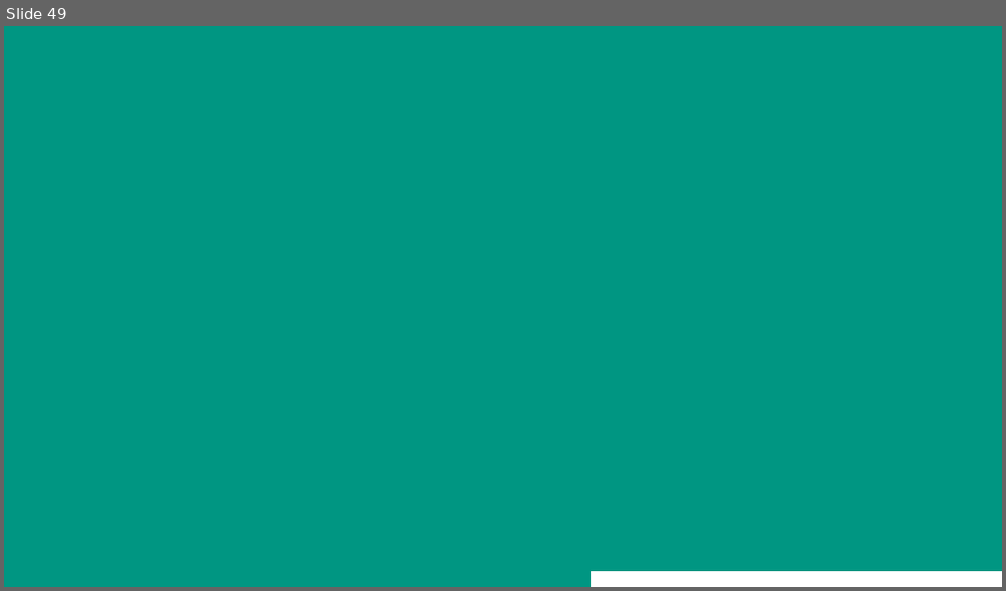
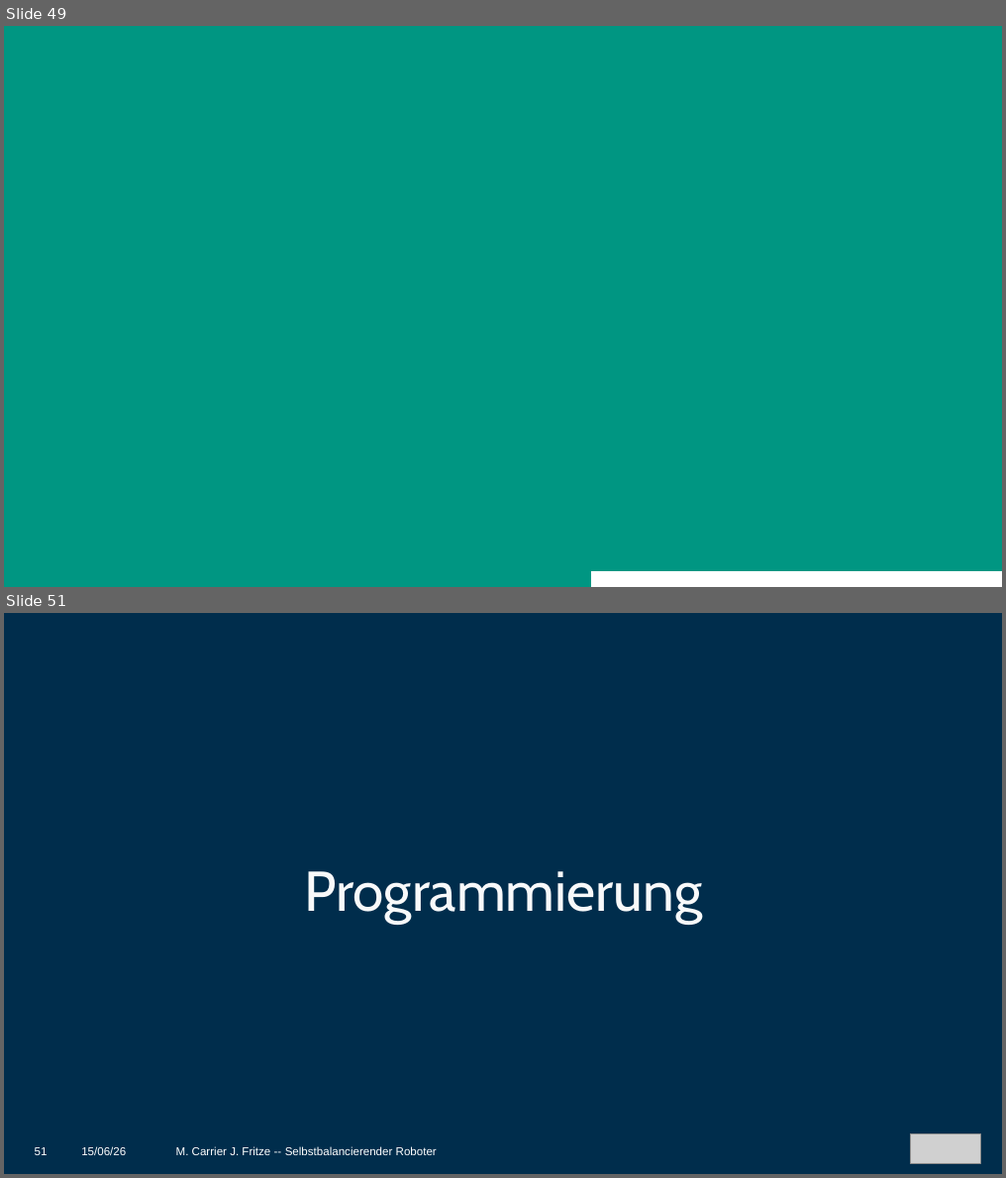
Before and after one commit to MCITBA/Lok_Prak_Rob, a slide deck: Finale_Präsentation_erw.pptx. Shown one above the other, each under a label of ours: slide 49 before the commit, slides 49 and 51 after it; the slides between them are not shown. The pictures are 1006x591 and 1006x1178 pixels, drawn with LibreOffice and Linux fonts; fonts in the diff are those of the drawing; grey boxes stand for pictures; background and template pictures are left out. Boxes give left, top, right and bottom in pixels: in the first picture for what was removed or moved away, otherwise in the second. Text is boxed around its words. In the diff, an @@ line names an element or a change of style, - is before the commit and + after.

```diff
--- a/Finale_Präsentation_erw.pptx
+++ b/Finale_Präsentation_erw.pptx
@@ slide 51 added at [4,613,1002,1174], background #002D4C @@
@@ text added at [304,871,702,924], 54 pt, text #F8F9FA @@
+Programmierung
@@ picture added at [911,1135,981,1164] @@
@@ page number added at [35,1148,48,1156], 11 pt, text #FFFFFF @@
+51
@@ text added at [81,1148,126,1156], 11 pt, text #FFFFFF @@
+15/06/26
@@ text added at [176,1148,437,1156], 11 pt, text #FFFFFF @@
+M. Carrier J. Fritze -- Selbstbalancierender Roboter
```
Also in this commit, not shown: 52 slides changed, 3 other slides added, 2 slides removed.
